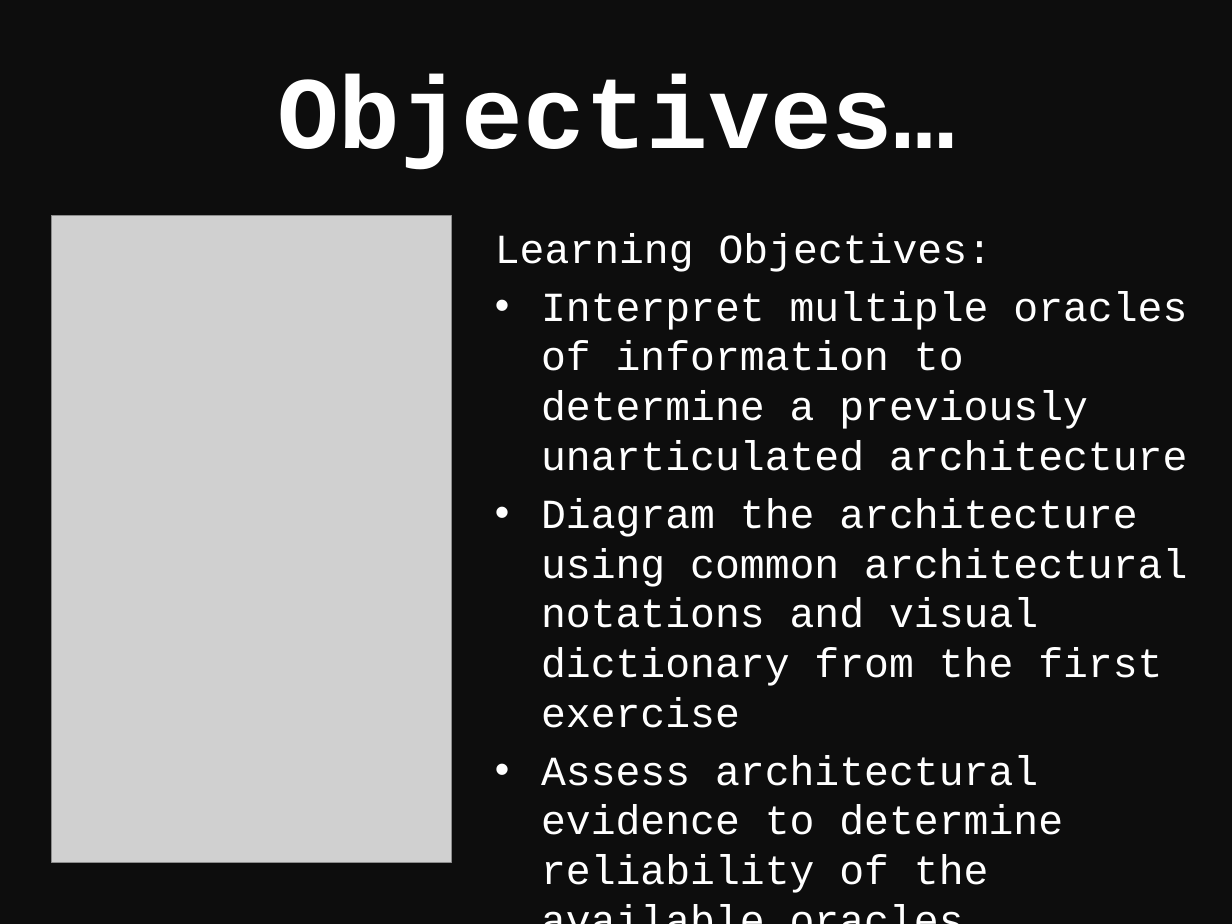
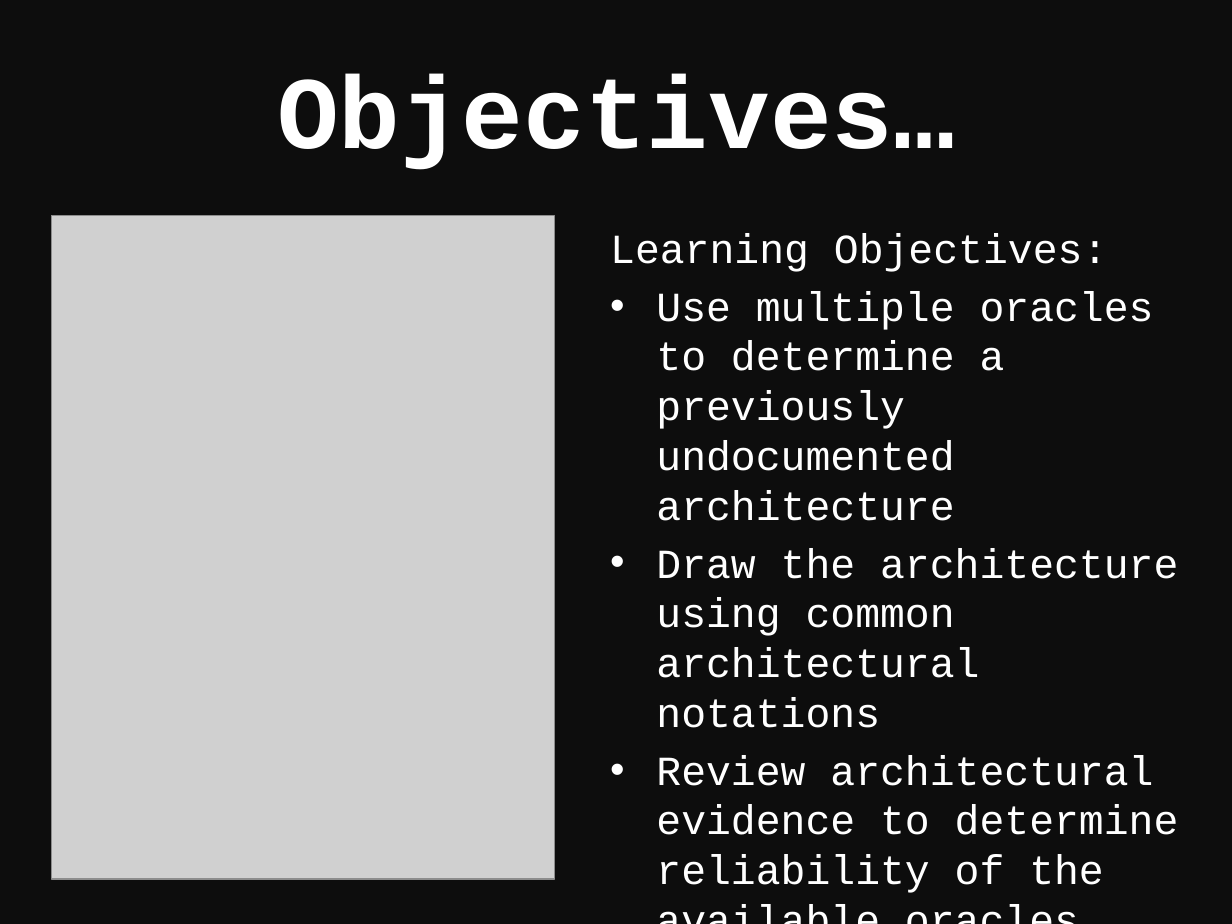
Before and after one commit to northern-tester/transmission, a slide deck: slide 3 of 02 Exercise 2 - Puzzle/Architecture_Workshop_Exercise_2_Understand.pptx. Drawn at 1232x924 pixels with LibreOffice and Linux fonts; fonts in the diff are those of the drawing; grey boxes stand for pictures. Boxes give left, top, right and bottom in pixels: in the first picture for what was removed or moved away, otherwise in the second. Text is boxed around its words. In the diff, an @@ line names an element or a change of style, - is before the commit and + after.

```diff
--- a/02 Exercise 2 - Puzzle/Architecture_Workshop_Exercise_2_Understand.pptx
+++ b/02 Exercise 2 - Puzzle/Architecture_Workshop_Exercise_2_Understand.pptx
@@ picture: place and size @@
-picture at box(52, 216, 452, 862)
+picture at box(52, 216, 554, 878)
@@ text "Learning Objectives:": place and size @@
-text "Learning Objectives:" at box(495, 233, 1187, 893)
+text "Learning Objectives:" at box(610, 233, 1179, 893)
@@ text at box(656, 291, 1179, 893): text changed @@
-• Interpret multiple oracles of information to determine a previously unarticulated architecture
-• Diagram the architecture using common architectural notations and visual dictionary from the first exercise
-• Assess architectural evidence to determine reliability of the available oracles
+• Use multiple oracles to determine a previously undocumented architecture
+• Draw the architecture using common architectural notations
+• Review architectural evidence to determine reliability of the available oracles
```
Also in this commit, not shown: 2 other slides changed, 8 other files.
